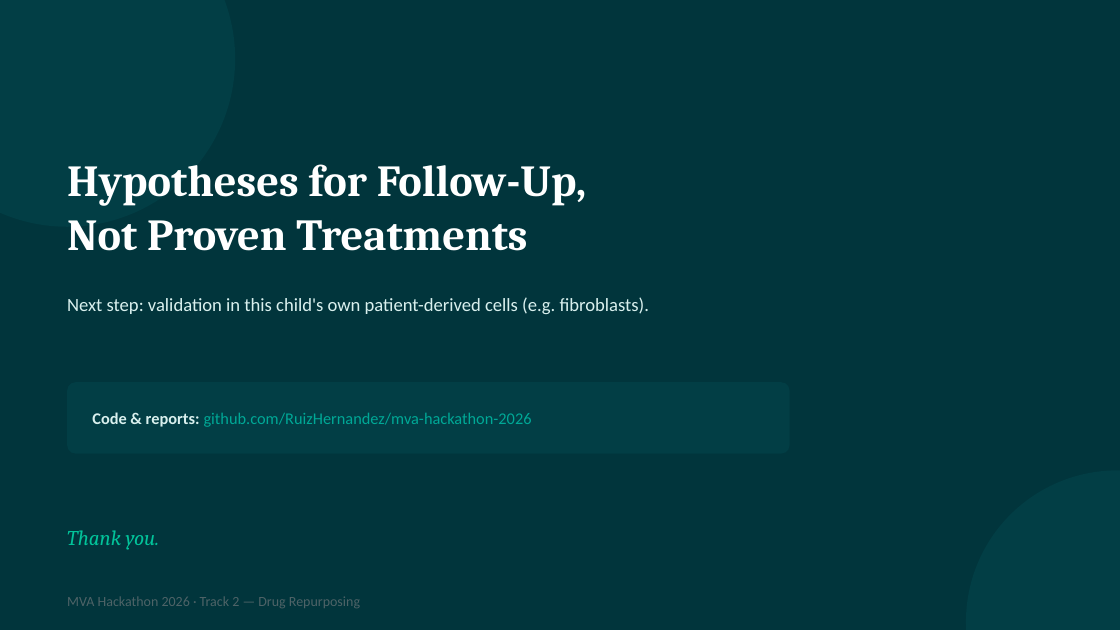
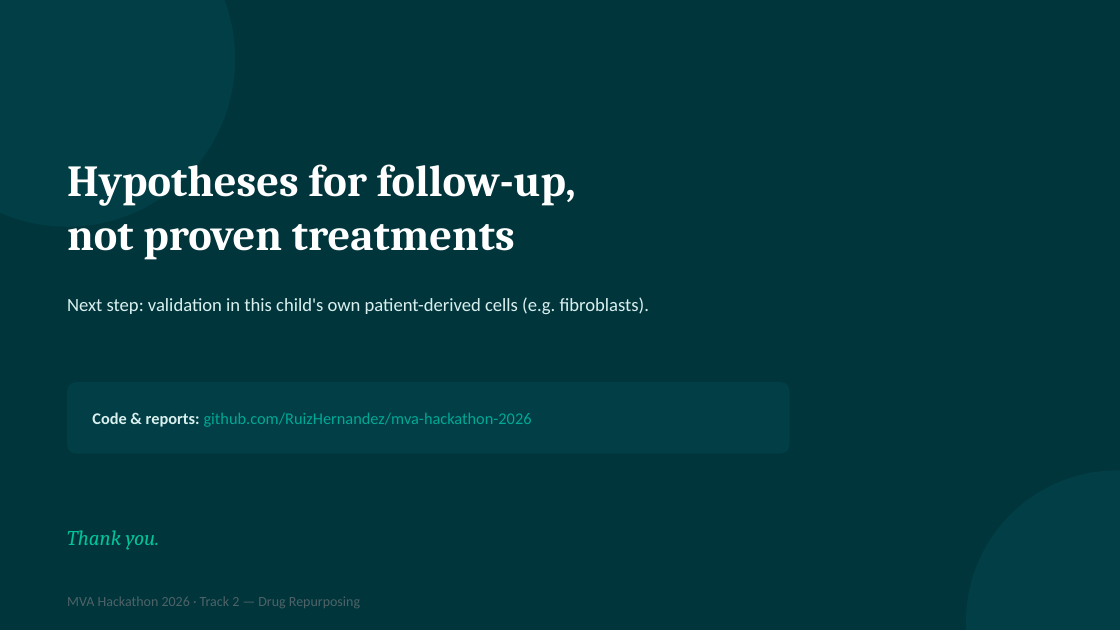
Before and after one commit to RuizHernandez/mva-hackathon-2026, a slide deck: slide 7 of Track 2/pitch_deck.pptx. Drawn at 1120x630 pixels with LibreOffice and Linux fonts; fonts in the diff are those of the drawing. Boxes give left, top, right and bottom in pixels: in the first picture for what was removed or moved away, otherwise in the second. Text is boxed around its words. In the diff, an @@ line names an element or a change of style, - is before the commit and + after.

```diff
--- a/Track 2/pitch_deck.pptx
+++ b/Track 2/pitch_deck.pptx
@@ text at (67,164,576,260): text changed @@
-Hypotheses for Follow-Up,
-Not Proven Treatments
+Hypotheses for follow-up,
+not proven treatments
```
Also in this commit, not shown: 6 other slides changed.
